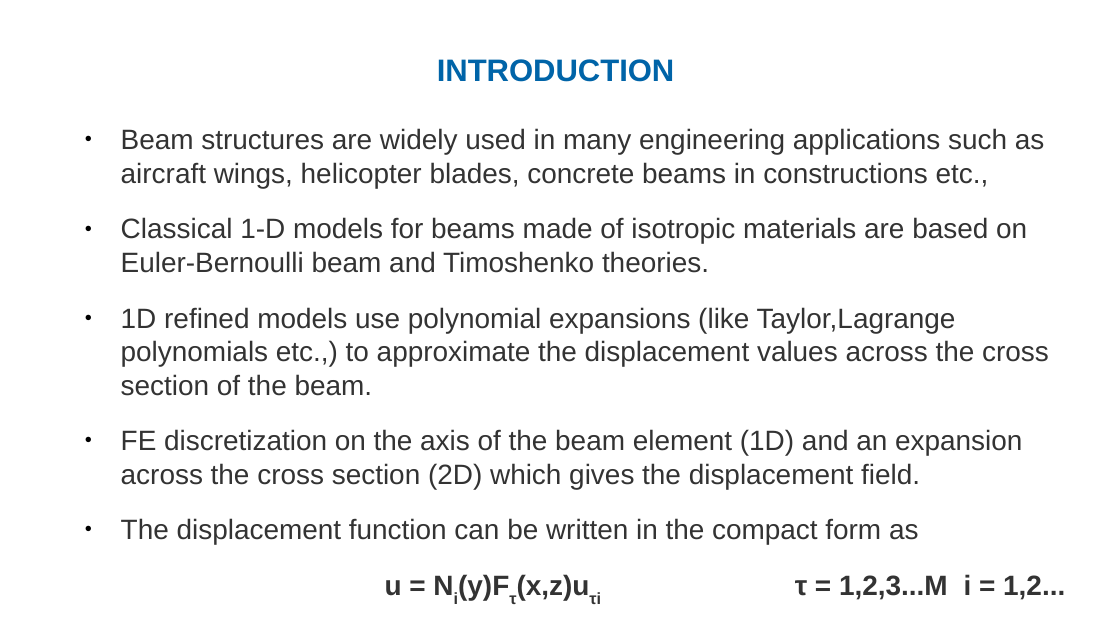
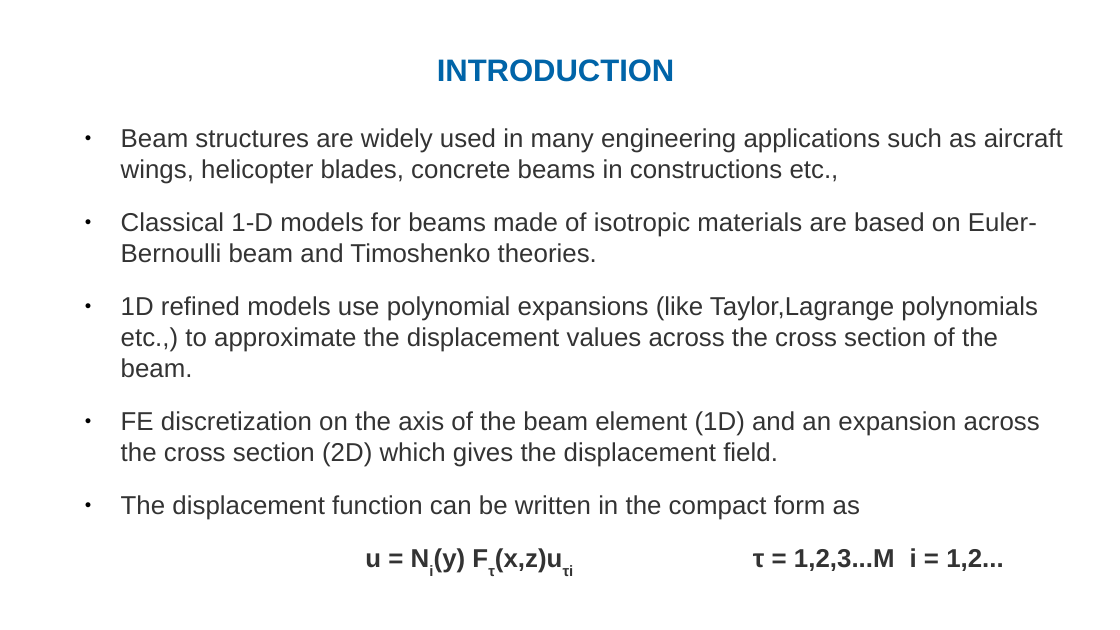
Before and after one commit to ARUN-PRAKASH-95/PPP-presentations, a slide deck: slide 2 of PPPSS19_63876_ARUN_PRAKASH_GANAPATHY.odp. Drawn at 1120x630 pixels with LibreOffice and Linux fonts; fonts in the diff are those of the drawing; background and template pictures are left out. Boxes give left, top, right and bottom in pixels: in the first picture for what was removed or moved away, otherwise in the second. Text is boxed around its words. In the diff, an @@ line names an element or a change of style, - is before the commit and + after.

```diff
--- a/PPPSS19_63876_ARUN_PRAKASH_GANAPATHY.odp
+++ b/PPPSS19_63876_ARUN_PRAKASH_GANAPATHY.odp
@@ text at (x1=121, y1=128, x2=1063, y2=520): size 19.8 to 18.3 pt @@
@@ text at (x1=365, y1=548, x2=1003, y2=573): text changed; size 19.8 to 18.3 pt @@
-u = Ni(y)Fτ(x,z)uτi τ = 1,2,3...M i = 1,2...
+u = Ni(y) Fτ(x,z)uτi τ = 1,2,3...M i = 1,2...
```
Also in this commit, not shown: 7 other slides changed, 2 slides added, 2 other files.
